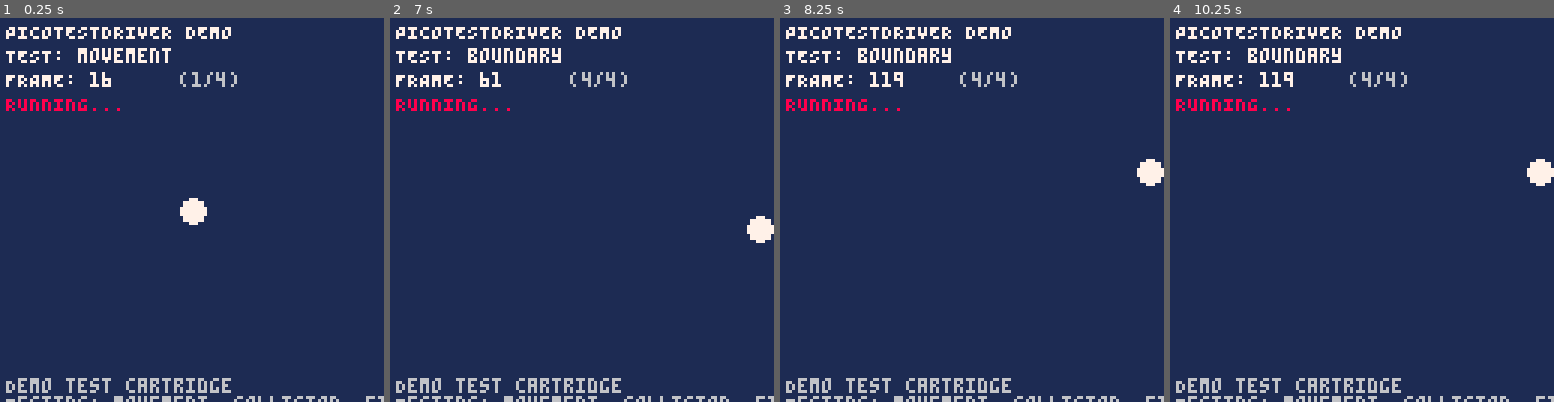
Above: before the commit, frames 1-4 (left to right).
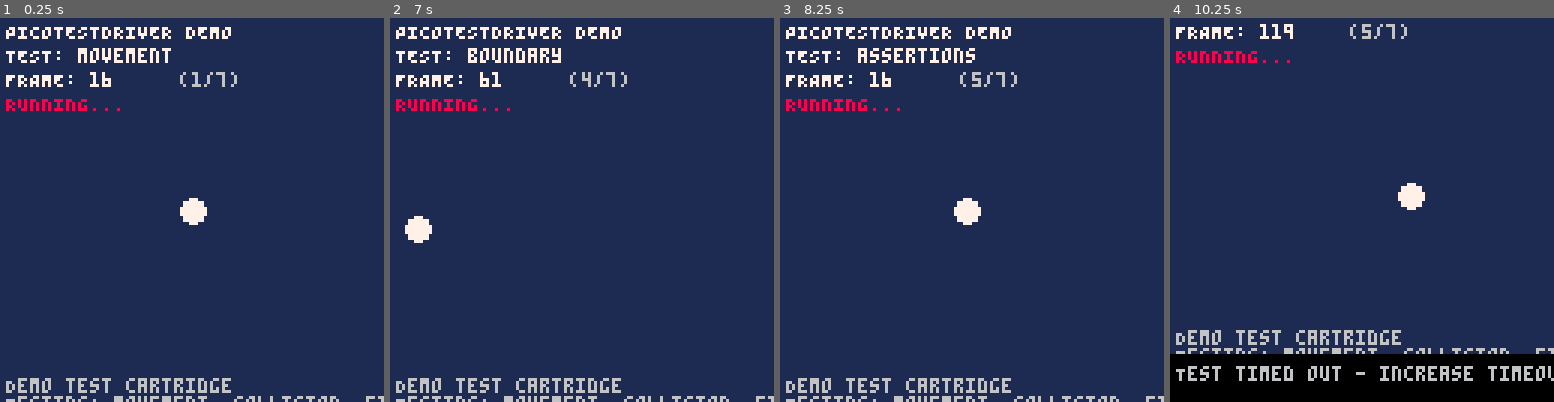
Above: after the commit, the same moments.

Repository: adamico/picotestdriver
Game: PICO-8 cartridge test_cart.p8
Two runs of this game, one before a commit and one after it. Both use one fixed random seed, a clock stepped at 60 frames per second and the inputs below.
Inputs:
- Up to frame 1 (0.25 s): no input
- Up to frame 2 (7 s): tap X (X key) at 0.33, 1.07, 1.85, 2.97, 4.08, 5.2, 6.32 s; tap O (Z key) at 0.7, 1.7, 2.1, 2.5, 2.9, 3.3, 3.7, 4.1, 4.5, 4.9, 5.3, 5.7, 6.1, 6.5, 6.9 s; hold Right 1.6-2.1 s; hold Up 2.15-2.42 s; hold Right 2.47-3.03 s; hold Left 3.08-3.58 s; hold Down 3.63-3.97 s; hold Right 4.02-4.68 s; hold Up 4.73-5.03 s; hold Left 5.08-5.68 s; hold Down 5.73-6.03 s; hold Right 6.08-6.58 s; hold Right from 6.63 s (still down)
- Up to frame 3 (8.25 s): release Right at 7.13 s; hold Up 7.18-7.45 s; tap O (Z key) at 7.3, 7.7, 8.1 s; tap X (X key) at 7.43 s; hold Right 7.5-8.07 s; hold Left from 8.12 s (still down)
- Up to frame 4 (10.25 s): tap O (Z key) every 0.4 s from 8.5 to 10.1 s; tap X (X key) at 8.55, 9.67 s; release Left at 8.62 s; hold Down 8.67-9 s; hold Right 9.05-9.72 s; hold Up 9.77-10.07 s; hold Left from 10.12 s (still down)

The runs differ from the first frame. In frame 1, less than 0.1% of the frame differs, in the area x 56-58%, y 14-17%; in frame 2, 0.8%; in frame 3, 1.3%; in frame 4, 18%, in the area x 0-100%, y 1-100%.

Commit message:
feat: add comprehensive edge case tests to demo cartridge
- Add 3 new test subtests: assertions, timing, edge_cases
- Expand boundary tests to cover all edges (left, right, top, bottom)
- Add assertion pattern demonstrations (equality, range, collection, type)
- Add timing tests for frame-dependent behavior
- Add edge case tests (zero movement, negative coords, empty collections, exact boundaries)
- Update README with complete subtest list
- Total subtests: 4 → 7 (75% increase)
- All tests showcase different testing patterns for users

Diff:
--- a/main.lua
+++ b/main.lua
@@ -22,6 +22,9 @@
   { name = "collision", duration = 120 },
   { name = "input", duration = 120 },
   { name = "boundary", duration = 120 },
+  { name = "assertions", duration = 120 },
+  { name = "timing", duration = 180 },
+  { name = "edge_cases", duration = 120 },
 }
 
 function _init()
@@ -89,6 +92,12 @@
     test_input(subtest_frame)
   elseif subtest.name == "boundary" then
     test_boundary(subtest_frame)
+  elseif subtest.name == "assertions" then
+    test_assertions(subtest_frame)
+  elseif subtest.name == "timing" then
+    test_timing(subtest_frame)
+  elseif subtest.name == "edge_cases" then
+    test_edge_cases(subtest_frame)
   end
 
   -- Update game (if needed for tests)
@@ -316,7 +325,187 @@
     end
   end
 
-  if frame >= subtests[current_subtest].duration then
-    next_subtest()
-  end
-end
+  if frame == 60 then
+    -- Test left boundary
+    player.x = 6
+    player.dx = -2
+    update_player()
+
+    if player.x >= 4 then
+      test_log("✓ BOUNDARY: Left boundary clamping works", "info")
+    else
+      test_log("✗ BOUNDARY: Player exceeded left boundary", "error")
+    end
+  end
+
+  if frame >= subtests[current_subtest].duration then
+    next_subtest()
+  end
+end
+
+function test_assertions(frame)
+  if frame == 1 then
+    test_log("=== ASSERTION TEST ===", "info")
+    test_log("Demonstrating various assertion patterns", "info")
+    init_game()
+  end
+
+  if frame == 10 then
+    -- Test equality assertions
+    local expected_x = 64
+    local actual_x = player.x
+    if actual_x == expected_x then
+      test_log("✓ ASSERTION: Player X position equals " .. expected_x, "info")
+    else
+      test_log("✗ ASSERTION: Expected X=" .. expected_x .. ", got X=" .. actual_x, "error")
+    end
+  end
+
+  if frame == 30 then
+    -- Test range assertions
+    local min_speed = 0
+    local max_speed = 2
+    if player.speed >= min_speed and player.speed <= max_speed then
+      test_log("✓ ASSERTION: Player speed in valid range [" .. min_speed .. "," .. max_speed .. "]", "info")
+    else
+      test_log("✗ ASSERTION: Player speed " .. player.speed .. " outside valid range", "error")
+    end
+  end
+
+  if frame == 50 then
+    -- Test collection assertions
+    local enemy_count = #enemies
+    if enemy_count == 0 then
+      test_log("✓ ASSERTION: Enemy count is zero (as expected)", "info")
+    else
+      test_log("✗ ASSERTION: Expected 0 enemies, found " .. enemy_count, "error")
+    end
+  end
+
+  if frame == 70 then
+    -- Test type assertions
+    if type(player.x) == "number" then
+      test_log("✓ ASSERTION: Player X is number type", "info")
+    else
+      test_log("✗ ASSERTION: Player X has wrong type: " .. type(player.x), "error")
+    end
+  end
+
+  if frame >= subtests[current_subtest].duration then
+    next_subtest()
+  end
+end
+
+function test_timing(frame)
+  if frame == 1 then
+    test_log("=== TIMING TEST ===", "info")
+    test_log("Testing frame-dependent behavior", "info")
+    init_game()
+    -- Mark test start time
+    player.color = 7
+  end
+
+  if frame == 60 then
+    -- Test at 1 second mark (60 frames @ 60fps)
+    test_log("✓ TIMING: Reached 1 second mark (frame 60)", "info")
+  end
+
+  if frame == 120 then
+    -- Test at 2 second mark
+    test_log("✓ TIMING: Reached 2 second mark (frame 120)", "info")
+
+    -- Simulate adding an enemy after delay
+    add(enemies, { x = 100, y = 100, color = 8 })
+  end
+
+  if frame == 140 then
+    -- Verify enemy was added in previous frame
+    if #enemies > 0 then
+      test_log("✓ TIMING: Enemy spawned after delay", "info")
+    else
+      test_log("✗ TIMING: Enemy spawn failed", "error")
+    end
+  end
+
+  if frame >= subtests[current_subtest].duration then
+    next_subtest()
+  end
+end
+
+function test_edge_cases(frame)
+  if frame == 1 then
+    test_log("=== EDGE CASE TEST ===", "info")
+    test_log("Testing boundary conditions and corner cases", "info")
+    init_game()
+  end
+
+  if frame == 10 then
+    -- Test zero movement
+    player.dx = 0
+    player.dy = 0
+    local start_x = player.x
+    update_player()
+
+    if player.x == start_x then
+      test_log("✓ EDGE CASE: Zero movement handled correctly", "info")
+    else
+      test_log("✗ EDGE CASE: Player moved with zero velocity", "error")
+    end
+  end
+
+  if frame == 30 then
+    -- Test negative coordinates (should be clamped)
+    player.x = -10
+    player.y = -10
+    update_player()
+
+    if player.x >= 4 and player.y >= 4 then
+      test_log("✓ EDGE CASE: Negative coordinates clamped to minimum", "info")
+    else
+      test_log("✗ EDGE CASE: Negative coordinates not handled", "error")
+    end
+  end
+
+  if frame == 50 then
+    -- Test maximum coordinates (should be clamped)
+    player.x = 200
+    player.y = 200
+    update_player()
+
+    if player.x <= 123 and player.y <= 123 then
+      test_log("✓ EDGE CASE: Excessive coordinates clamped to maximum", "info")
+    else
+      test_log("✗ EDGE CASE: Excessive coordinates not handled", "error")
+    end
+  end
+
+  if frame == 70 then
+    -- Test empty collections
+    enemies = {}
+    local collision = check_collisions()
+
+    if not collision then
+      test_log("✓ EDGE CASE: No collision with empty enemy list", "info")
+    else
+      test_log("✗ EDGE CASE: False collision with empty list", "error")
+    end
+  end
+
+  if frame == 90 then
+    -- Test exact boundary collision (on the edge)
+    player.x = 64
+    player.y = 64
+    add(enemies, { x = 72, y = 64, color = 8 })  -- exactly 8 pixels away
+    local collision = check_collisions()
+
+    if collision then
+      test_log("✓ EDGE CASE: Collision detected at exact boundary distance", "info")
+    else
+      test_log("⚠ EDGE CASE: No collision at boundary (< 8 required)", "warn")
+    end
+  end
+
+  if frame >= subtests[current_subtest].duration then
+    next_subtest()
+  end
+end
Not shown, changed: README.md
Not shown, changed: docs/todo.md
